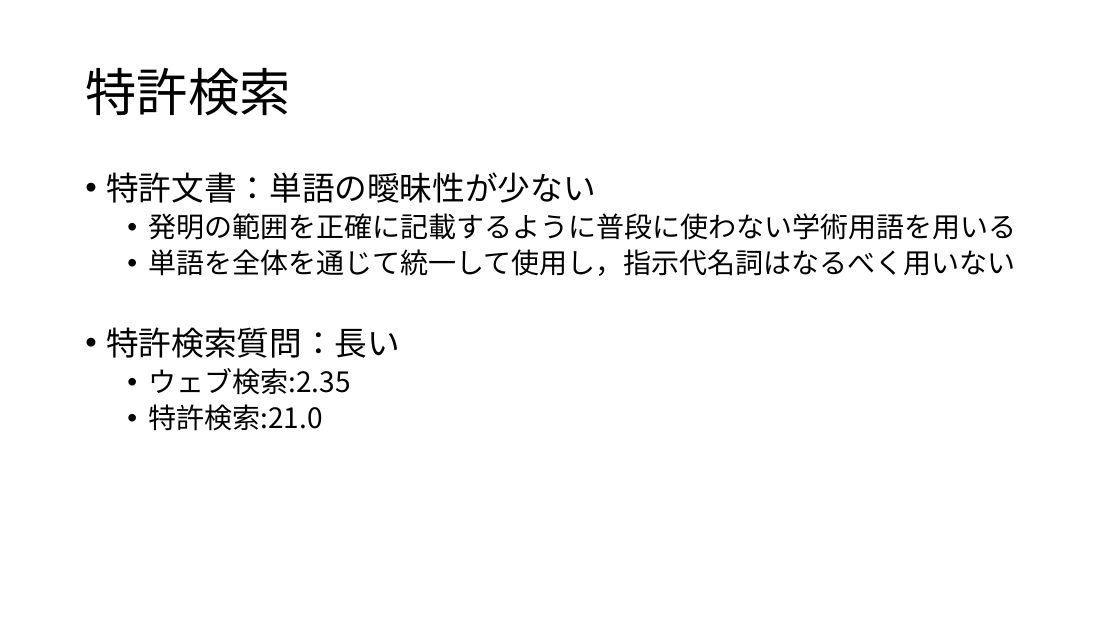
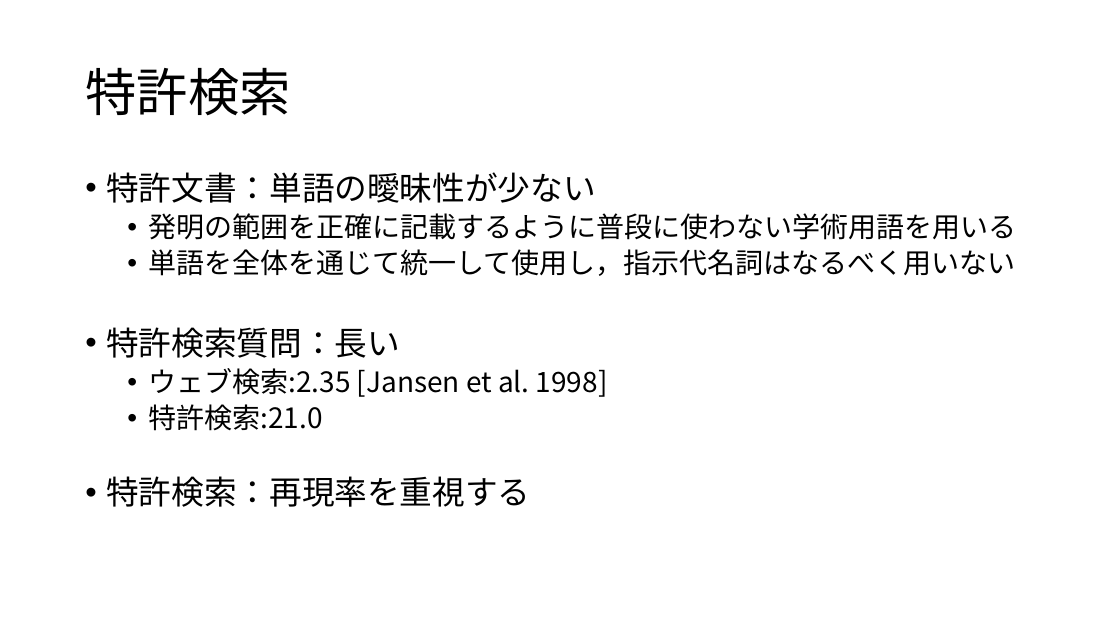
Before and after one commit to aaeviru/thesis, a slide deck: slide 13 of slide/sr2017-slide.pptx. Drawn at 1120x630 pixels with LibreOffice and Linux fonts; fonts in the diff are those of the drawing. Boxes give left, top, right and bottom in pixels: in the first picture for what was removed or moved away, otherwise in the second. Text is boxed around its words. In the diff, an @@ line names an element or a change of style, - is before the commit and + after.

```diff
--- a/slide/sr2017-slide.pptx
+++ b/slide/sr2017-slide.pptx
@@ text at [148, 368, 608, 397]: text changed @@
-  • ウェブ検索:2.35
+  • ウェブ検索:2.35 [Jansen et al. 1998]
@@ text at [106, 476, 530, 507]: paragraph added @@
+• 特許検索：再現率を重視する
```
Also in this commit, not shown: 12 other slides changed, 12 slides added, 1 slide removed, 15 other files.
